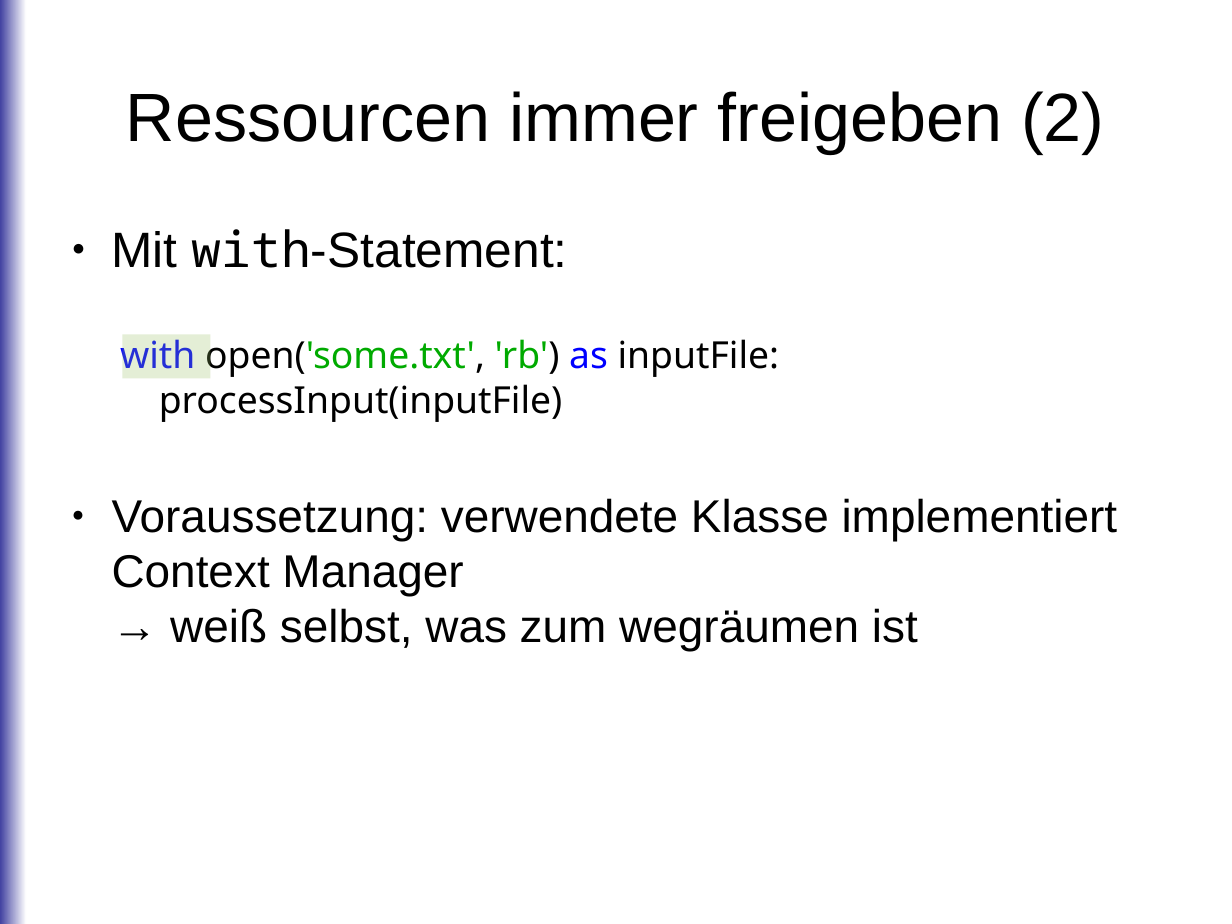
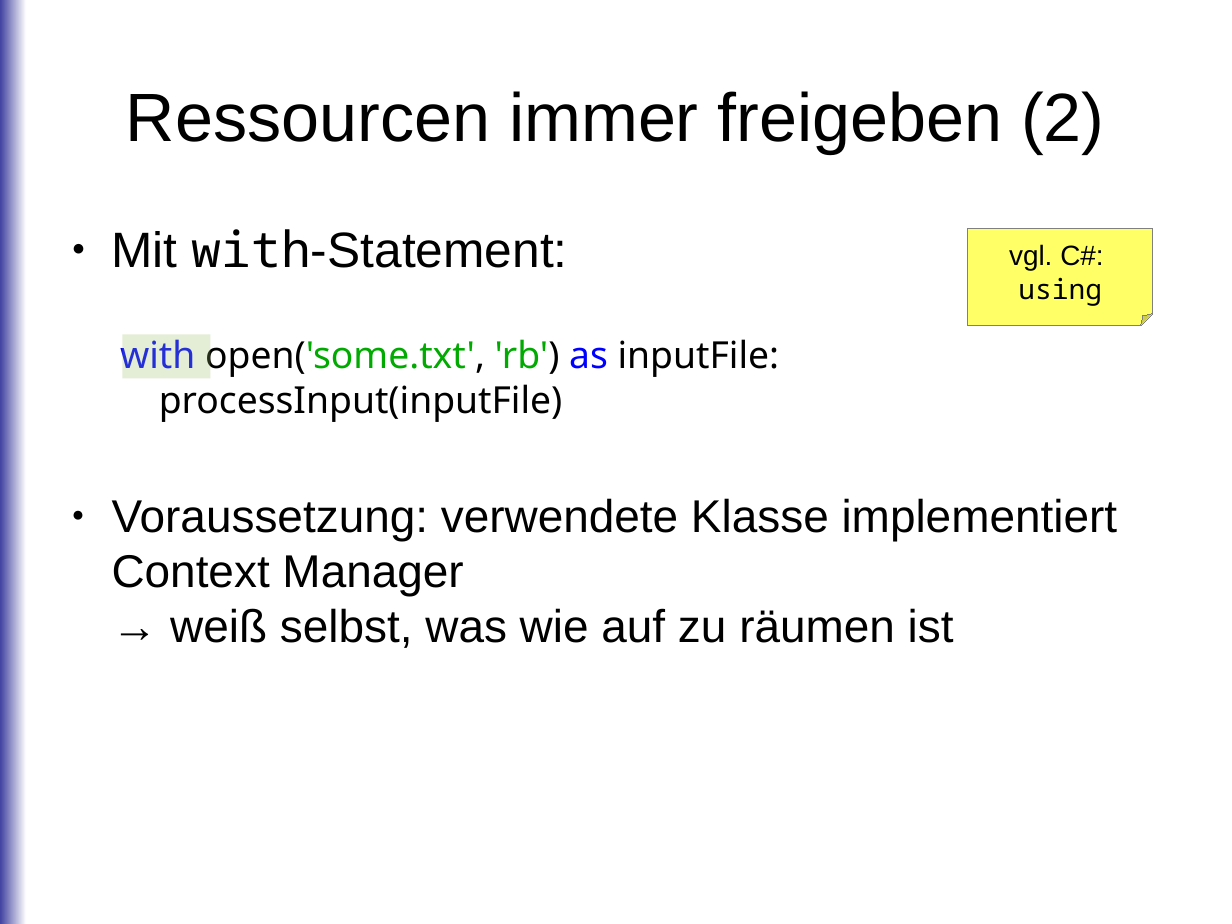
Before and after one commit to roskakori/talks, a slide deck: slide 13 of pygraz/errorhandling/Loesunsorientierte Fehlerbehandlung in Python.odp. Drawn at 1232x924 pixels with LibreOffice and Linux fonts; fonts in the diff are those of the drawing. Boxes give left, top, right and bottom in pixels: in the first picture for what was removed or moved away, otherwise in the second. Text is boxed around its words. In the diff, an @@ line names an element or a change of style, - is before the commit and + after.

Commit message:
* Fixed initialization of example context manager. * Fixed various typos and minor mistakes. * Added more tests in examples. * Improved naming in application template: result is now exitCode

```diff
--- a/pygraz/errorhandling/Loesunsorientierte Fehlerbehandlung in Python.odp
+++ b/pygraz/errorhandling/Loesunsorientierte Fehlerbehandlung in Python.odp
@@ folded corner added at [968,229,1153,326], fill #FFFF66, outline #808080 0 pt, 18 pt, text #000000 @@
+vgl. C#:
+using
@@ text at [112,498,1118,648]: text changed @@
-● Voraussetzung: verwendete Klasse implementiert Context Manager
-  → weiß selbst, was zum wegräumen ist
+● Voraussetzung: verwendete Klasse implementiert Context Manager
+  → weiß selbst, was wie auf zu räumen ist
```
Also in this commit, not shown: 13 other slides changed, 2 slides added, 3 other files.
